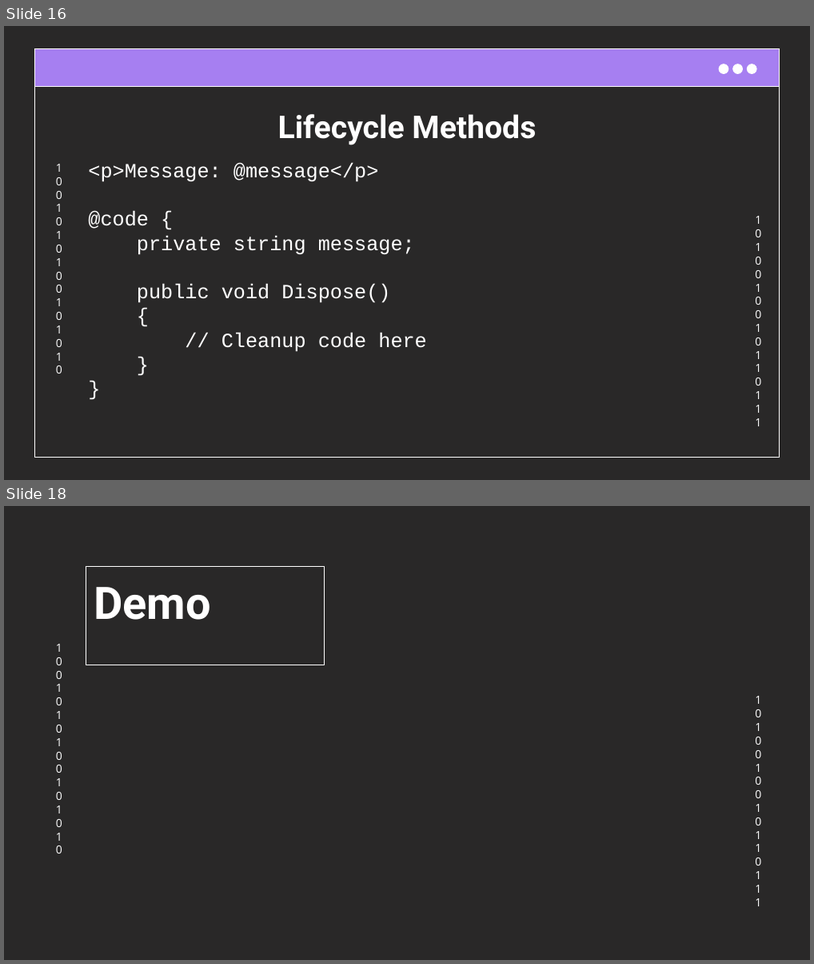
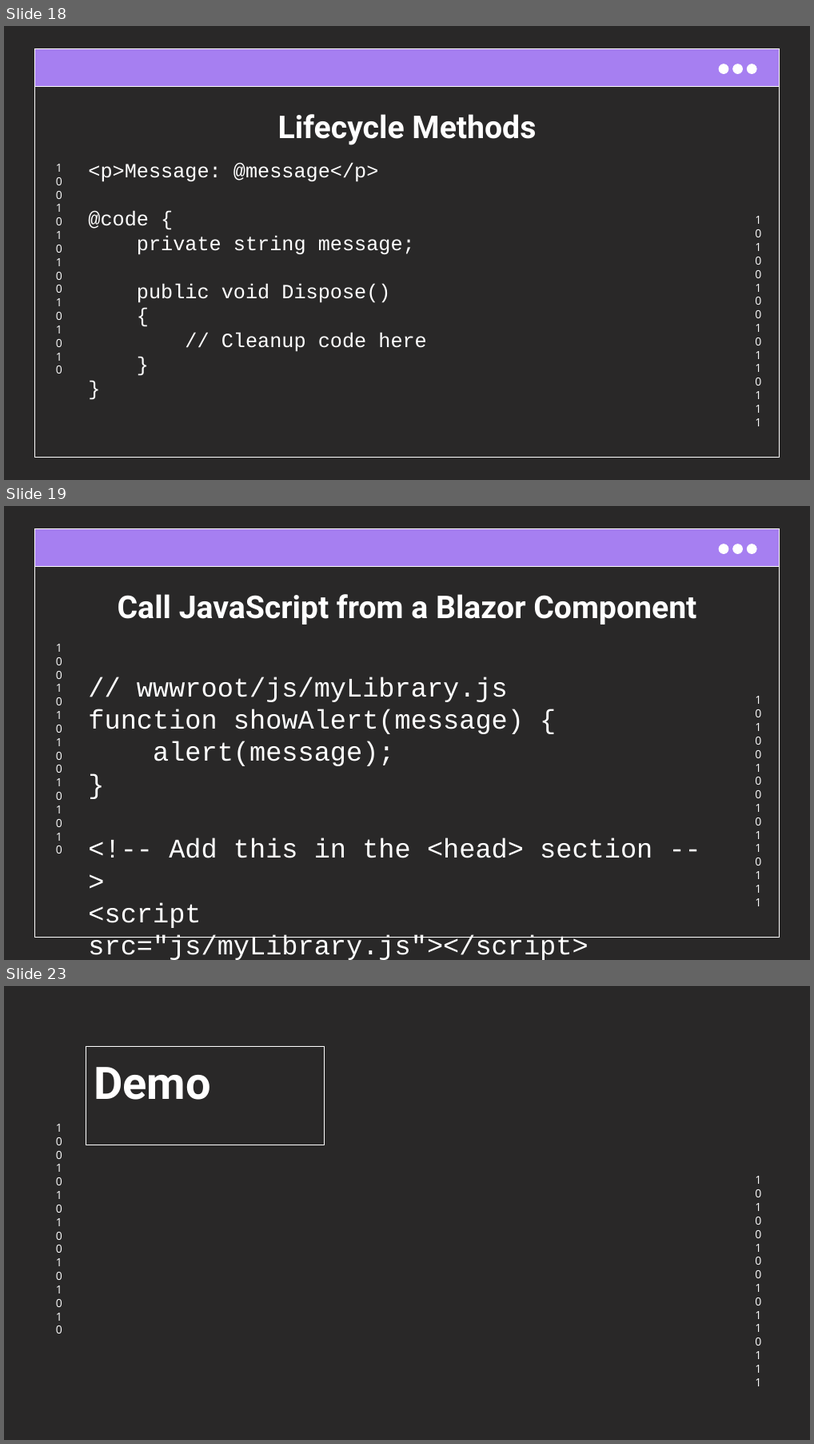
Before and after one commit to cwoodruff/blazor-introduction, a slide deck: Blazor Introduction.pptx. Shown one above the other, each under a label of ours: slides 16 and 18 before the commit, slides 18, 19 and 23 after it; the slides between them are not shown. The pictures are 814x964 and 814x1444 pixels, drawn with LibreOffice and Linux fonts; fonts in the diff are those of the drawing; background and template pictures are left out. Boxes give left, top, right and bottom in pixels: in the first picture for what was removed or moved away, otherwise in the second. Text is boxed around its words. In the diff, an @@ line names an element or a change of style, - is before the commit and + after.

```diff
--- a/Blazor Introduction.pptx
+++ b/Blazor Introduction.pptx
@@ slide 19 added at [4, 506, 810, 960], background #292828; not listed: 7 template elements that a slide beside it also shows @@
@@ title added at [118, 594, 697, 624], 28 pt, text #FFFFFF, bold @@
+Call JavaScript from a Blazor Component
@@ text added at [88, 676, 653, 960], 24 pt, text #FFFFFF @@
+// wwwroot/js/myLibrary.js
+function showAlert(message) {
+alert(message);
+}
+<!-- Add this in the <head> section -->
+<script src="js/myLibrary.js"></script>
@@ what was slide 16 is now slide 18 @@
@@ what was slide 18 is now slide 23 @@
```
Also in this commit, not shown: 4 slides changed, 6 other slides added, 1 slide removed.
